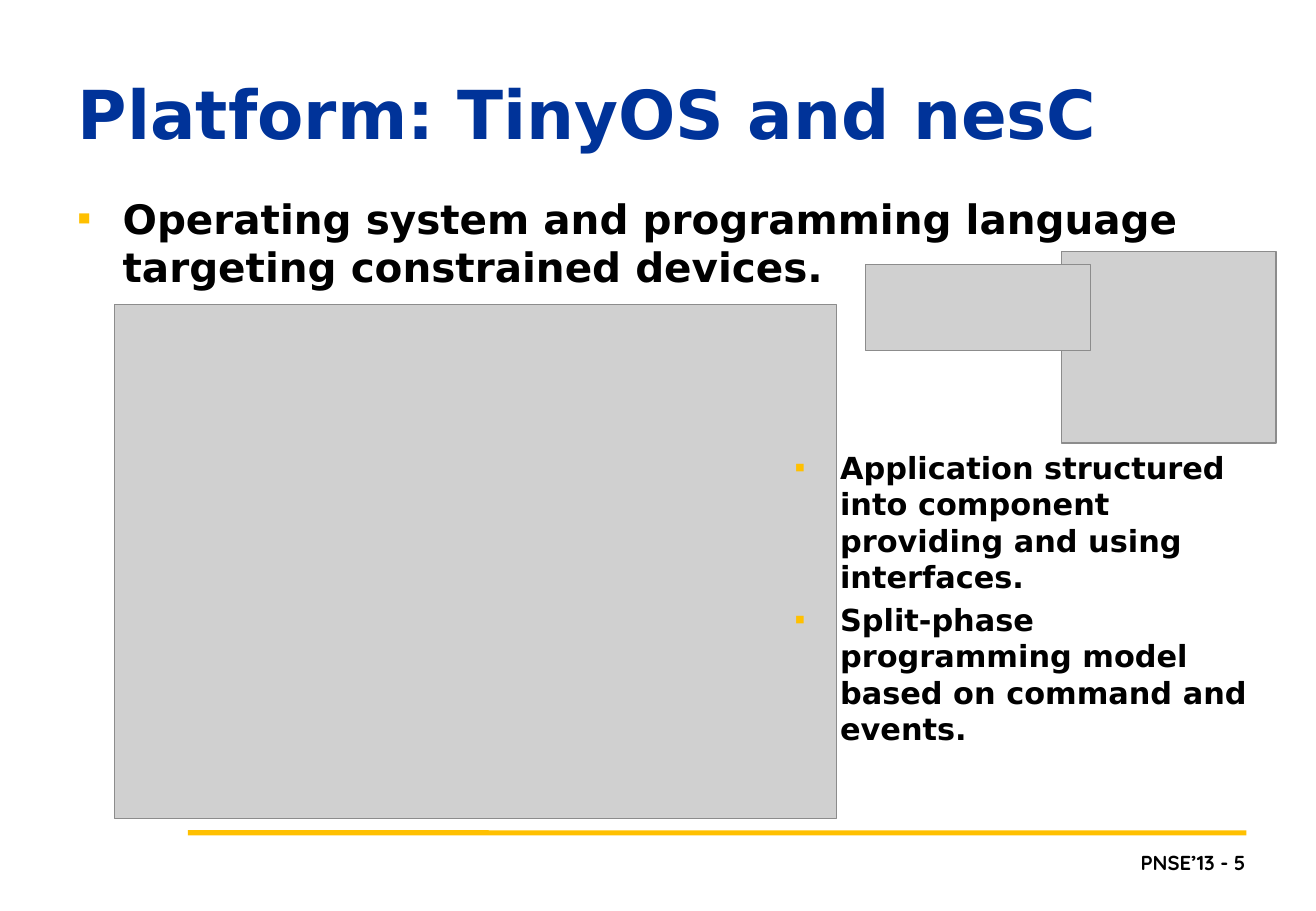
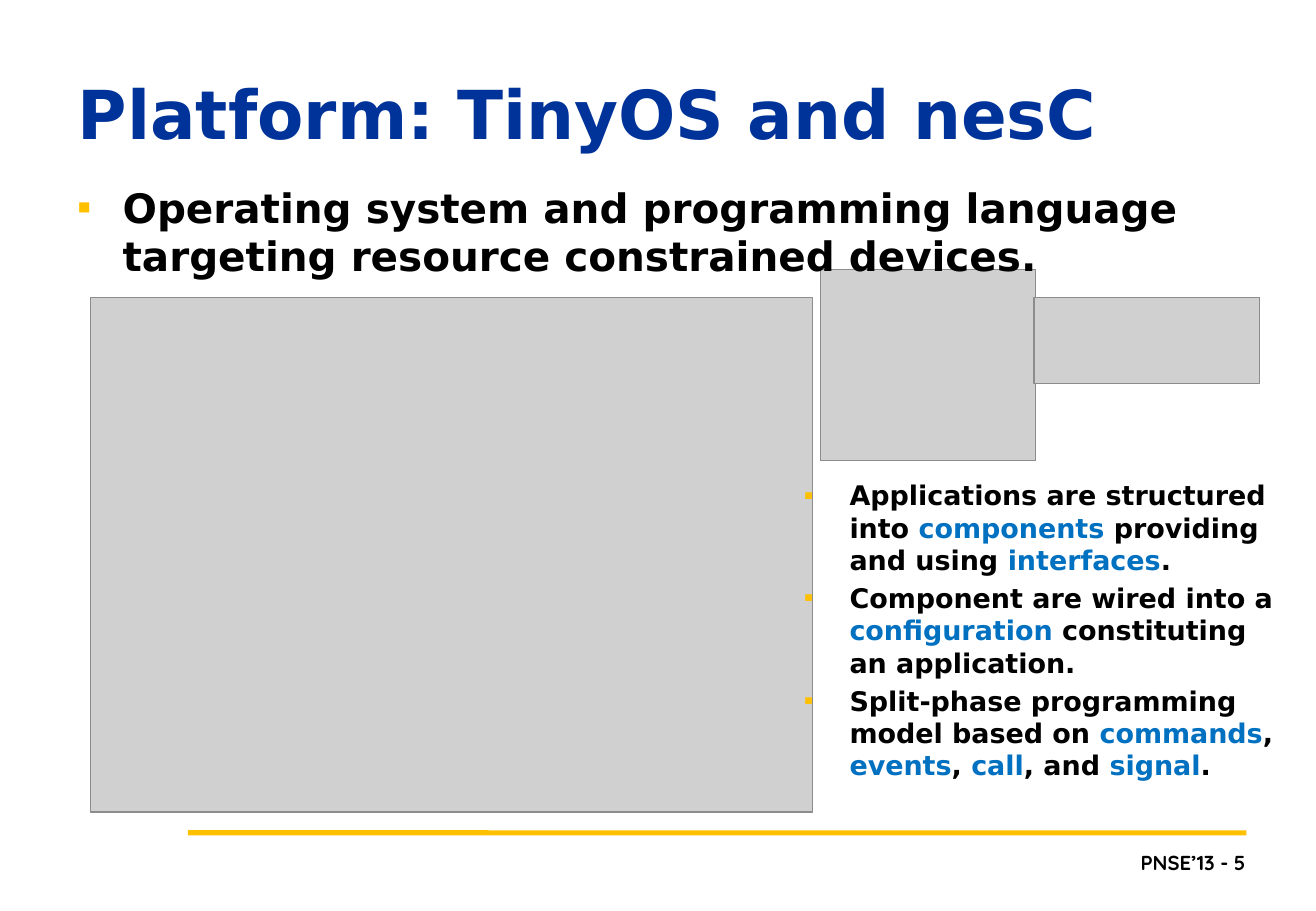
Before and after one commit to lmkr/pnse13roll, a slide deck: slide 5 of LMKPNSE2013.pptx. Drawn at 1316x911 pixels with LibreOffice and Linux fonts; fonts in the diff are those of the drawing; grey boxes stand for pictures; background and template pictures are left out. Boxes give left, top, right and bottom in pixels: in the first picture for what was removed or moved away, otherwise in the second. Text is boxed around its words. In the diff, an @@ line names an element or a change of style, - is before the commit and + after.

```diff
--- a/LMKPNSE2013.pptx
+++ b/LMKPNSE2013.pptx
@@ text at <box>123,192,1178,280</box>: text changed @@
-▪ Operating system and programming language targeting constrained devices.
+▪ Operating system and programming language targeting resource constrained devices.
@@ picture: place and size @@
-picture at <box>114,304,836,818</box>
+picture at <box>91,298,813,812</box>
@@ picture: place and size @@
-picture at <box>1062,252,1277,444</box>
+picture at <box>821,270,1037,462</box>
@@ picture: place and size @@
-picture at <box>865,265,1090,351</box>
+picture at <box>1034,298,1259,384</box>
@@ text at <box>850,484,1273,781</box>: text changed; size 18 to 16 pt @@
-▪ Application structured into component providing and using interfaces.
-▪ Split-phase programming model based on command and events.
+▪ Applications are structured into components providing and using interfaces.
+▪ Component are wired into a configuration constituting an application.
+▪ Split-phase programming model based on commands, events, call, and signal.
```
Also in this commit, not shown: 11 other slides changed, 2 other files.
